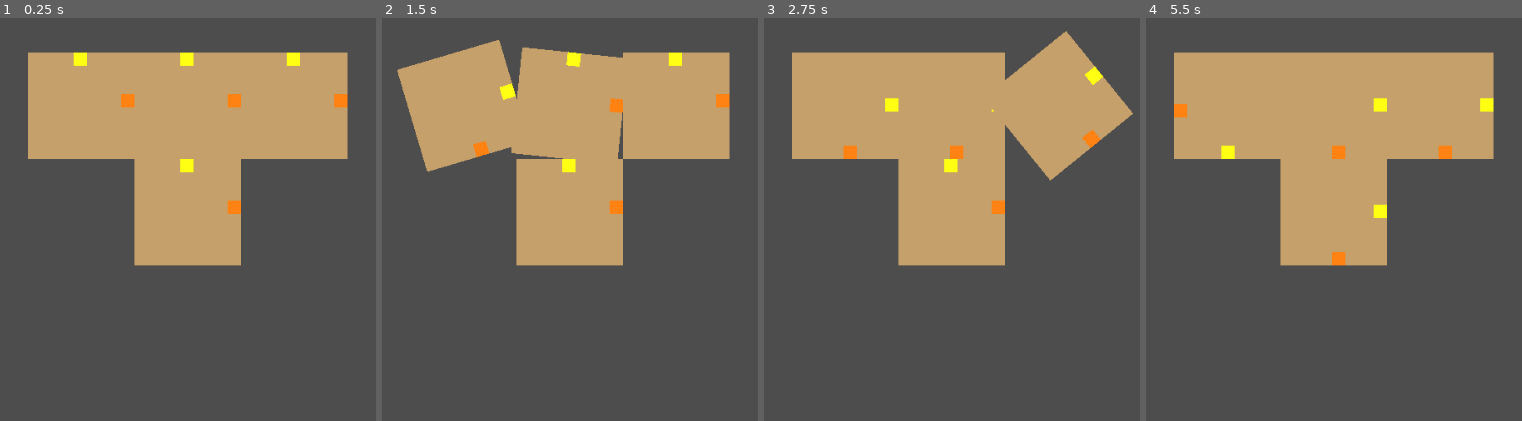
Above: before the commit, frames 1-4 (left to right).
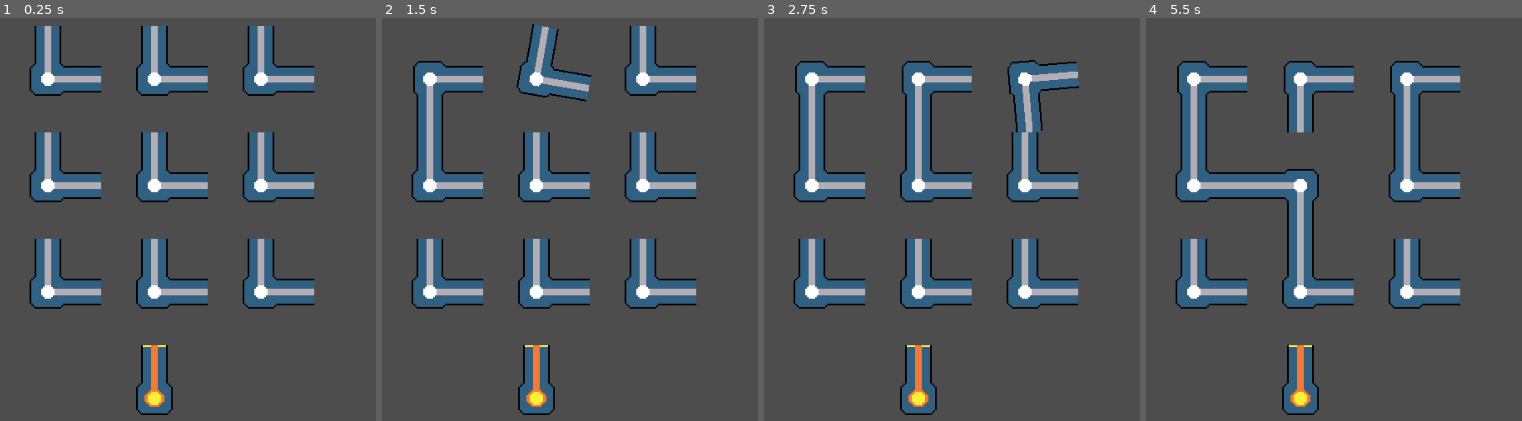
Above: after the commit, the same moments.

Repository: yjin910517/godot-puzzle-modules
Game: Godot game, scene res://Scenes/GridBoard.tscn
Two runs of this game, one before a commit and one after it. Both use one fixed random seed, a clock stepped at 60 frames per second and the inputs below. The project has no main scene, so this scene is started directly.
Inputs (mouse positions are in pixels of both pictures, inside the frame that each line leads up to):
- Up to frame 1 (0.25 s): no input
- Up to frame 2 (1.5 s): tap Enter at 0.5 s; move the mouse to (464, 106) at 0.52 s; click (464, 106) at 0.67 s; move the mouse to (570, 106) at 1.27 s; click (570, 106) at 1.42 s
- Up to frame 3 (2.75 s): move the mouse to (1057, 106) at 2.02 s; click (1057, 106) at 2.17 s
- Up to frame 4 (5.5 s): move the mouse to (1334, 211) at 2.77 s; click (1334, 211) at 2.92 s; move the mouse to (outside the picture) at 3.52 s; click (outside the picture) at 3.67 s; tap Space at 4.25 s; move the mouse to (1270, 159) at 4.27 s; click (1270, 159) at 4.42 s; move the mouse to (outside the picture) at 5.02 s; click (outside the picture) at 5.17 s

The runs differ from the first frame. In frame 1, 42% of the frame differs, in the area x 7-93%, y 1-99%; in frame 2, 41%; in frame 3, 40%; in frame 4, 41%.

Commit message:
set up a basic logic for wire grid

Diff:
--- a/wire-grid/Scenes/GridBoard.tscn
+++ b/wire-grid/Scenes/GridBoard.tscn
@@ -1,7 +1,8 @@
-[gd_scene load_steps=3 format=3 uid="uid://mu8yp2p77oxo"]
+[gd_scene load_steps=4 format=3 uid="uid://mu8yp2p77oxo"]
 
 [ext_resource type="PackedScene" uid="uid://bj7d4wdoojdya" path="res://Scenes/Tile.tscn" id="1_0pc3i"]
 [ext_resource type="Script" path="res://Scripts/grid_board.gd" id="1_ufv3d"]
+[ext_resource type="PackedScene" uid="uid://dku3tp0ylwkf4" path="res://Scenes/GridStart.tscn" id="3_kvhk7"]
 
 [node name="GridBoard" type="Control"]
 layout_mode = 3
@@ -16,28 +17,62 @@
 grow_vertical = 2
 script = ExtResource("1_ufv3d")
 
+[node name="Start" parent="." instance=ExtResource("3_kvhk7")]
+layout_mode = 1
+offset_left = 128.0
+offset_top = 384.0
+offset_right = -629.0
+offset_bottom = 30.0
+tile_coordinate = Vector2(3, 1)
+
 [node name="Tiles" type="Node2D" parent="."]
 
 [node name="Tile1" parent="Tiles" instance=ExtResource("1_0pc3i")]
-offset_left = 40.0
-offset_top = 32.0
-offset_right = 168.0
-offset_bottom = 160.0
 
 [node name="Tile2" parent="Tiles" instance=ExtResource("1_0pc3i")]
-offset_left = 168.0
-offset_top = 32.0
-offset_right = 296.0
-offset_bottom = 160.0
+offset_left = 128.0
+offset_right = 256.0
+tile_coordinate = Vector2(0, 1)
 
 [node name="Tile3" parent="Tiles" instance=ExtResource("1_0pc3i")]
-offset_left = 296.0
-offset_top = 32.0
-offset_right = 424.0
-offset_bottom = 160.0
+offset_left = 256.0
+offset_right = 384.0
+tile_coordinate = Vector2(0, 2)
 
 [node name="Tile4" parent="Tiles" instance=ExtResource("1_0pc3i")]
-offset_left = 168.0
-offset_top = 160.0
-offset_right = 296.0
-offset_bottom = 288.0
+offset_top = 128.0
+offset_bottom = 256.0
+tile_coordinate = Vector2(1, 0)
+
+[node name="Tile5" parent="Tiles" instance=ExtResource("1_0pc3i")]
+offset_left = 128.0
+offset_top = 128.0
+offset_right = 256.0
+offset_bottom = 256.0
+tile_coordinate = Vector2(1, 1)
+
+[node name="Tile6" parent="Tiles" instance=ExtResource("1_0pc3i")]
+offset_left = 256.0
+offset_top = 128.0
+offset_right = 384.0
+offset_bottom = 256.0
+tile_coordinate = Vector2(1, 2)
+
+[node name="Tile7" parent="Tiles" instance=ExtResource("1_0pc3i")]
+offset_top = 256.0
+offset_bottom = 384.0
+tile_coordinate = Vector2(2, 0)
+
+[node name="Tile8" parent="Tiles" instance=ExtResource("1_0pc3i")]
+offset_left = 128.0
+offset_top = 256.0
+offset_right = 256.0
+offset_bottom = 384.0
+tile_coordinate = Vector2(2, 1)
+
+[node name="Tile9" parent="Tiles" instance=ExtResource("1_0pc3i")]
+offset_left = 256.0
+offset_top = 256.0
+offset_right = 384.0
+offset_bottom = 384.0
+tile_coordinate = Vector2(2, 2)
--- /dev/null
+++ b/wire-grid/Scenes/GridStart.tscn
@@ -0,0 +1,44 @@
+[gd_scene load_steps=6 format=3 uid="uid://dku3tp0ylwkf4"]
+
+[ext_resource type="Script" path="res://Scripts/grid_start.gd" id="1_8w638"]
+[ext_resource type="Texture2D" uid="uid://dsamewmj7ts7r" path="res://Arts/wire_start.png" id="1_vt7j4"]
+[ext_resource type="Script" path="res://Scripts/wire_connect.gd" id="2_kqmyc"]
+
+[sub_resource type="SpriteFrames" id="SpriteFrames_t06bc"]
+animations = [{
+"frames": [{
+"duration": 1.0,
+"texture": ExtResource("1_vt7j4")
+}],
+"loop": true,
+"name": &"default",
+"speed": 5.0
+}]
+
+[sub_resource type="RectangleShape2D" id="RectangleShape2D_kixwn"]
+size = Vector2(16, 16)
+
+[node name="GridStart" type="Control"]
+layout_mode = 3
+anchors_preset = 15
+anchor_right = 1.0
+anchor_bottom = 1.0
+offset_right = -832.0
+offset_bottom = -412.0
+grow_horizontal = 2
+grow_vertical = 2
+script = ExtResource("1_8w638")
+
+[node name="TileBG" type="AnimatedSprite2D" parent="."]
+scale = Vector2(2, 2)
+sprite_frames = SubResource("SpriteFrames_t06bc")
+centered = false
+
+[node name="WireConnect" type="Area2D" parent="."]
+position = Vector2(56, 0)
+script = ExtResource("2_kqmyc")
+metadata/_edit_group_ = true
+
+[node name="Collision" type="CollisionShape2D" parent="WireConnect"]
+position = Vector2(8, 0)
+shape = SubResource("RectangleShape2D_kixwn")
--- a/wire-grid/Scenes/Tile.tscn
+++ b/wire-grid/Scenes/Tile.tscn
@@ -1,10 +1,26 @@
-[gd_scene load_steps=4 format=3 uid="uid://bj7d4wdoojdya"]
+[gd_scene load_steps=7 format=3 uid="uid://bj7d4wdoojdya"]
 
 [ext_resource type="Script" path="res://Scripts/tile.gd" id="1_0lf6t"]
 [ext_resource type="Script" path="res://Scripts/wire_connect.gd" id="2_7pube"]
+[ext_resource type="Texture2D" uid="uid://cp22pfygbp6kb" path="res://Arts/wire_tiles3.png" id="2_i7fha"]
+[ext_resource type="Texture2D" uid="uid://ov84fao07egp" path="res://Arts/wire_tiles_connected3.png" id="3_kcyd7"]
+
+[sub_resource type="SpriteFrames" id="SpriteFrames_2t1nt"]
+animations = [{
+"frames": [{
+"duration": 1.0,
+"texture": ExtResource("2_i7fha")
+}, {
+"duration": 1.0,
+"texture": ExtResource("3_kcyd7")
+}],
+"loop": true,
+"name": &"default",
+"speed": 5.0
+}]
 
 [sub_resource type="RectangleShape2D" id="RectangleShape2D_mncs5"]
-size = Vector2(16, 24)
+size = Vector2(16, 16)
 
 [node name="Tile" type="Control"]
 layout_mode = 3
@@ -14,43 +30,28 @@
 pivot_offset = Vector2(64, 64)
 script = ExtResource("1_0lf6t")
 
-[node name="TileBG" type="ColorRect" parent="."]
-layout_mode = 1
-anchors_preset = 15
-anchor_right = 1.0
-anchor_bottom = 1.0
-grow_horizontal = 2
-grow_vertical = 2
-mouse_filter = 2
-color = Color(0.776471, 0.627451, 0.415686, 1)
+[node name="TileBG" type="AnimatedSprite2D" parent="."]
+scale = Vector2(2, 2)
+sprite_frames = SubResource("SpriteFrames_2t1nt")
+centered = false
 
 [node name="WireConnects" type="Node2D" parent="."]
 
 [node name="WireConnect1" type="Area2D" parent="WireConnects"]
-position = Vector2(55, 0)
+position = Vector2(56, 0)
 script = ExtResource("2_7pube")
 metadata/_edit_group_ = true
 
 [node name="Collision" type="CollisionShape2D" parent="WireConnects/WireConnect1"]
-position = Vector2(8, 4)
+position = Vector2(8, 0)
 shape = SubResource("RectangleShape2D_mncs5")
 
-[node name="ColorRect" type="ColorRect" parent="WireConnects/WireConnect1"]
-offset_right = 16.0
-offset_bottom = 16.0
-color = Color(1, 1, 0.0745098, 1)
-
 [node name="WireConnect2" type="Area2D" parent="WireConnects"]
-position = Vector2(128, 50)
+position = Vector2(128, 56)
 rotation = 1.5708
 script = ExtResource("2_7pube")
 metadata/_edit_group_ = true
 
 [node name="Collision" type="CollisionShape2D" parent="WireConnects/WireConnect2"]
-position = Vector2(8, 4)
+position = Vector2(8, 0)
 shape = SubResource("RectangleShape2D_mncs5")
-
-[node name="ColorRect" type="ColorRect" parent="WireConnects/WireConnect2"]
-offset_right = 16.0
-offset_bottom = 16.0
-color = Color(1, 0.509804, 0.0745098, 1)
--- a/wire-grid/Scripts/grid_board.gd
+++ b/wire-grid/Scripts/grid_board.gd
@@ -2,22 +2,71 @@
 
 
 @onready var tiles = $Tiles
+@onready var start = $Start
 
+# empty grid matrix
+var tile_matrix: Array = [
+	[null, null, null, null],
+	[null, null, null, null],
+	[null, null, null, null],
+	[null, null, null, null],
+]
 
 # Called when the node enters the scene tree for the first time.
 func _ready() -> void:
 	var tile_nodes = tiles.get_children()
-
+	var tile_x
+	var tile_y
 	for tile in tile_nodes:
 		tile.connect("rotation_completed", Callable(self, "_on_tile_rotated"))
 
+		# fill each tile into the right location in tile_matrix
+		tile_x = tile.tile_coordinate.x
+		tile_y = tile.tile_coordinate.y
+		tile_matrix[tile_x][tile_y] = tile
+
+	tile_x = start.tile_coordinate.x
+	tile_y = start.tile_coordinate.y
+	tile_matrix[tile_x][tile_y] = start
+
 
 func _on_tile_rotated(rotated_tile):
+
+	# update connected neighbors of each tile
 	var tile_nodes = tiles.get_children()
 
 	for tile in tile_nodes:
 		tile.update_neighbors()
 
-		print(tile.name, ": ", tile.connected_neighbors)
+	start.update_neighbors()
 
-	# to do: add route traverse logic and run here
+	# traverse the routes with updated tile status
+	_update_connected_route()
+
+
+func _update_connected_route():
+	var visited = {}
+	var stack = [start]
+
+	# traverse all connected routes start from power source
+	while stack.size() > 0:
+		var current = stack.pop_back()
+
+		if current in visited:
+			pass
+		else:
+			visited[current] = true
+
+		# update connected neighbors
+		var neighbor_coords = current.get_neighbors()
+		for coord in neighbor_coords:
+			var neighbor = tile_matrix[coord.x][coord.y]
+			if neighbor not in visited:
+				stack.append(neighbor)
+				neighbor.power_up_wire()
+
+	# reset tiles that are not connected
+	var tile_nodes = tiles.get_children()
+	for tile in tile_nodes:
+		if tile not in visited:
+			tile.power_off_wire()
--- /dev/null
+++ b/wire-grid/Scripts/grid_start.gd
@@ -0,0 +1,47 @@
+extends Control
+
+# tile specific config
+@export var start_direction: int = 0
+@export var tile_coordinate: Vector2
+
+@onready var wire_connect = $WireConnect
+
+var connected_neighbors: Array
+
+
+# Called when the node enters the scene tree for the first time.
+func _ready() -> void:
+
+	# point up
+	load_start_direction(start_direction)
+
+
+# for initial level data load
+func load_start_direction(init_direction):
+	wire_connect.set_direction(init_direction)
+
+
+func update_neighbors():
+	connected_neighbors = []
+	if len(wire_connect.get_overlapping_areas()) > 0:
+		var dir = wire_connect.get_direction()
+		var neighbor_coord = map_neighbor_node(dir)
+		connected_neighbors.append(neighbor_coord)
+
+
+func map_neighbor_node(direction):
+	var neighbor_coord
+	if direction == 0:
+		neighbor_coord = tile_coordinate + Vector2(-1,0)
+	elif direction == 1:
+		neighbor_coord = tile_coordinate + Vector2(0,1)
+	elif direction == 2:
+		neighbor_coord = tile_coordinate + Vector2(1,0)
+	elif direction == 3:
+		neighbor_coord = tile_coordinate + Vector2(0,-1)
+
+	return neighbor_coord
+
+
+func get_neighbors():
+	return connected_neighbors
--- a/wire-grid/Scripts/tile.gd
+++ b/wire-grid/Scripts/tile.gd
@@ -4,15 +4,19 @@
 signal rotation_completed(tile)
 
 
+# tile specific config
+@export var directions_init: Array = [0, 1]
+@export var tile_coordinate: Vector2
+
+
+@onready var tile_display = $TileBG
 @onready var wire_connect_group = $WireConnects
 
 var wire_connects # iterators of wire end nodes
 var is_rotating: bool
 var connected_neighbors: Array  # array of connected direction enums
+var is_powered: bool
 
-
-# tile specific config
-@export var directions_init = [0, 1]
 
 
 func _ready() -> void:
@@ -36,7 +40,37 @@
 	connected_neighbors = []
 	for connect_end in wire_connects:
 		if len(connect_end.get_overlapping_areas()) > 0:
-			connected_neighbors.append(connect_end.get_direction())
+			var dir = connect_end.get_direction()
+			var neighbor_coord = map_neighbor_node(dir)
+			connected_neighbors.append(neighbor_coord)
+
+
+func power_up_wire():
+	tile_display.frame = 1
+	is_powered = true
+
+
+func power_off_wire():
+	tile_display.frame = 0
+	is_powered = false
+
+
+func map_neighbor_node(direction):
+	var neighbor_coord
+	if direction == 0:
+		neighbor_coord = tile_coordinate + Vector2(-1,0)
+	elif direction == 1:
+		neighbor_coord = tile_coordinate + Vector2(0,1)
+	elif direction == 2:
+		neighbor_coord = tile_coordinate + Vector2(1,0)
+	elif direction == 3:
+		neighbor_coord = tile_coordinate + Vector2(0,-1)
+
+	return neighbor_coord
+
+
+func get_neighbors():
+	return connected_neighbors
 
 
 # rotate tile when being left clicked
@@ -48,7 +82,7 @@
 
 			# freeze mouse input while rotating
 			is_rotating = true
-			tween.tween_property(self, "rotation_degrees", new_rotation, 1)
+			tween.tween_property(self, "rotation_degrees", new_rotation, 0.6)
 
 			# update wire connection detectors to the new directions
 			for connect_end in wire_connects:
--- a/wire-grid/Scripts/wire_connect.gd
+++ b/wire-grid/Scripts/wire_connect.gd
@@ -18,6 +18,7 @@
 	direction = new_dir
 
 
+# tile always rotate in clockwise, move the sensor to the next direction
 func rotate_direction():
 	direction += 1
 	if direction > 3:
Binary file added: wire-grid/Arts/wire_start.png
Not shown, added: wire-grid/Arts/wire_start.png.import
Binary file added: wire-grid/Arts/wire_tiles1.png
Not shown, added: wire-grid/Arts/wire_tiles1.png.import
Binary file added: wire-grid/Arts/wire_tiles2.png
Not shown, added: wire-grid/Arts/wire_tiles2.png.import
Binary file added: wire-grid/Arts/wire_tiles3.png
Not shown, added: wire-grid/Arts/wire_tiles3.png.import
Binary file added: wire-grid/Arts/wire_tiles_connected1.png
Not shown, added: wire-grid/Arts/wire_tiles_connected1.png.import
Binary file added: wire-grid/Arts/wire_tiles_connected2.png
Not shown, added: wire-grid/Arts/wire_tiles_connected2.png.import
(and 5 more such lines)
